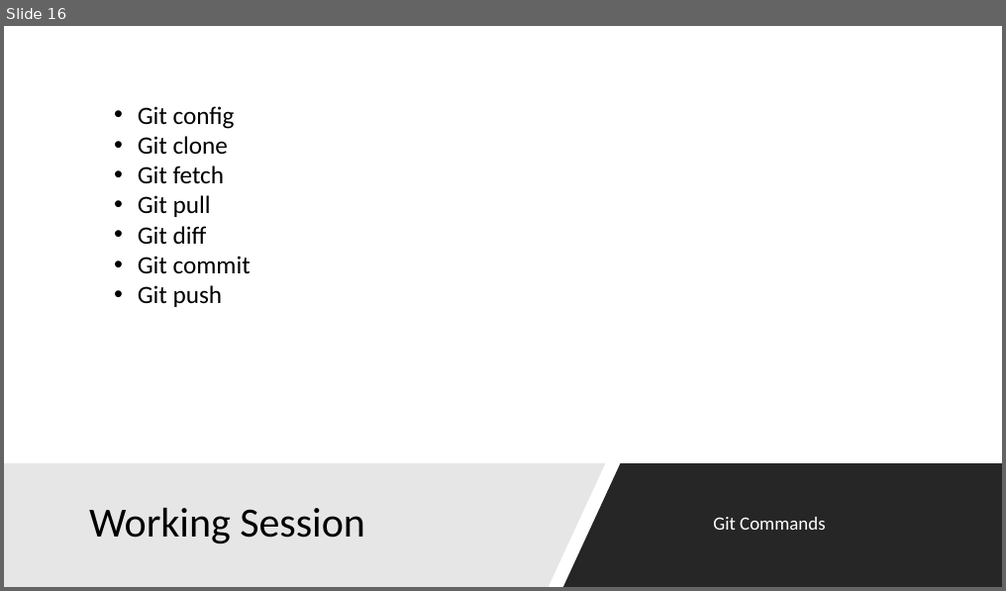
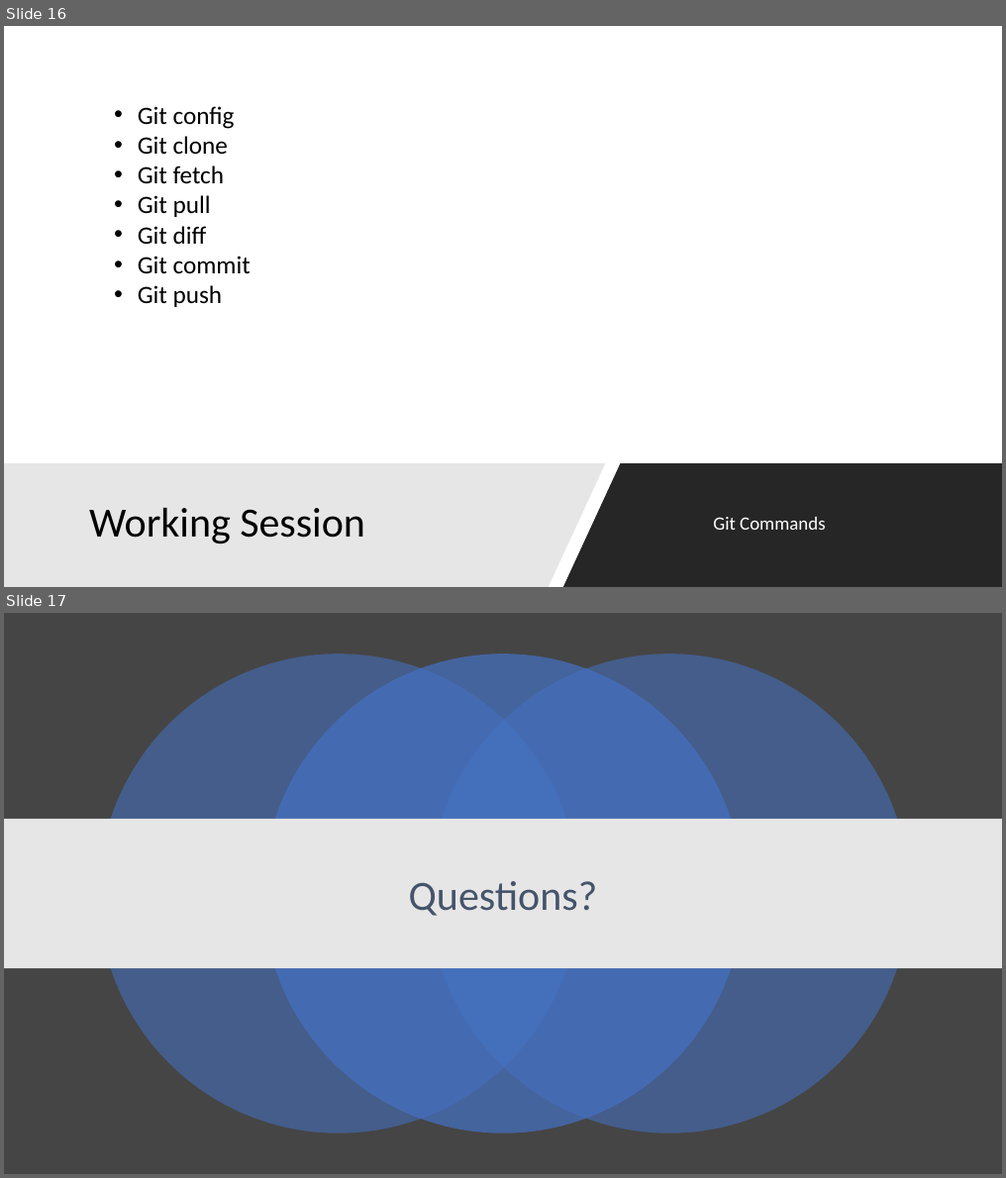
Before and after one commit to niravsh/ptg-gitsession-2017, a slide deck: PennTechnoGrads.pptx. Shown one above the other, each under a label of ours: slide 16 before the commit, slides 16 and 17 after it. The pictures are 1006x591 and 1006x1178 pixels, drawn with LibreOffice and Linux fonts; fonts in the diff are those of the drawing. Boxes give left, top, right and bottom in pixels: in the first picture for what was removed or moved away, otherwise in the second. Text is boxed around its words. In the diff, an @@ line names an element or a change of style, - is before the commit and + after.

Commit message:
Final Presentation for today

```diff
--- a/PennTechnoGrads.pptx
+++ b/PennTechnoGrads.pptx
@@ slide 17 added at bbox=[4, 613, 1002, 1174], background #454545 @@
@@ ellipse added at bbox=[98, 655, 578, 1134], fill #4472C4 at 55% opacity @@
@@ ellipse added at bbox=[263, 655, 743, 1134], fill #4472C4 at 70% opacity @@
@@ ellipse added at bbox=[430, 655, 909, 1134], fill #4472C4 at 55% opacity @@
@@ rectangle added at bbox=[4, 819, 1002, 968], fill #E7E6E6 @@
@@ title added at bbox=[409, 881, 597, 916], 40 pt, text #44546A @@
+Questions?
```
Also in this commit, not shown: 1 slide removed, 1 other file.
